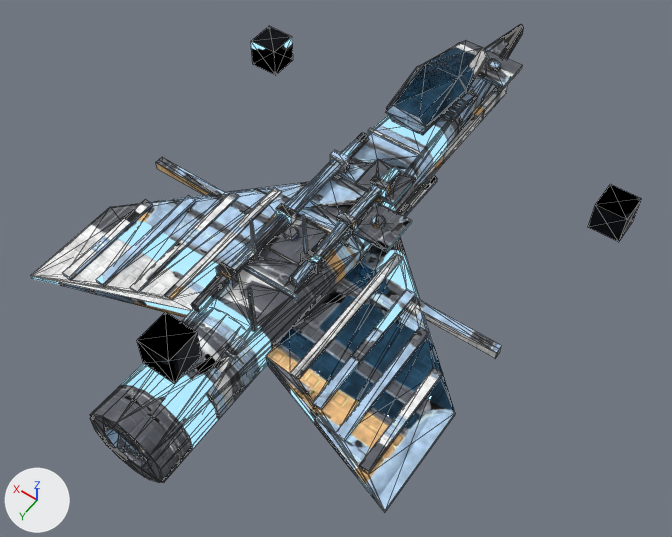
Two versions of the glTF model tools/asset_factory/deliveries/npc2_r4/sd_npc_courier.glb, one commit apart.
The view is the same before and after, from a camera (50 mm lens) standing at (-0.516, 0.782, 0.994) and looking at (-0.029, 0.1, -0.077). Arrows for +X, +Y and +Z are at lower left; the lights stay in place. The first picture is the older version. Mesh edges are drawn as thin lines. Where no turn or scale is listed for an object, it has been applied to the vertices. Vertices at exactly the same position are counted once.

Before the edit, the objects in view are built like this:
```python
me_lod0_body = bpy.data.meshes.new('LOD0_body')
me_lod0_body.from_pydata(...)  # 1088 vertices, 2036 faces; spans x -0.345..0.345, y -0.5..0.5, z -0.101..0.101
me_lod0_body.materials.append(mat_mat_body)
me_lod1_body = bpy.data.meshes.new('LOD1_body')
me_lod1_body.from_pydata(...)  # 337 vertices, 603 faces; spans x -0.345..0.345, y -0.5..0.5, z -0.1..0.101
me_lod1_body.materials.append(mat_mat_body)
ob_lod0_body = bpy.data.objects.new('LOD0_body', me_lod0_body)
ob_lod0_body.location = (0.0, 0.0, 0.0)
ob_lod1_body = bpy.data.objects.new('LOD1_body', me_lod1_body)
ob_lod1_body.location = (0.0, 0.0, 0.0)
```
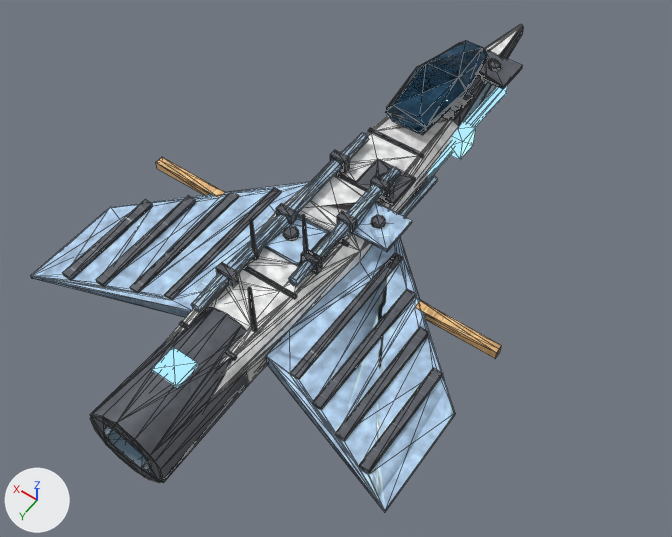
Where the change shows, as pixel boxes [x1, y1, x2, y2] in the pictures (672 x 537 px; the box of a moved part takes in the faces that stretch with it):
'LOD0_body', reshaped (19% narrower)
    before: [31, 24, 641, 512]
    after: [31, 24, 524, 512]
part 1 of me_lod0_body, moved or reshaped (not visible afterwards)
    before: [251, 26, 293, 75]
part 2 of me_lod0_body, moved or reshaped
    before: [588, 184, 641, 242]
    after: [451, 121, 476, 160]
part 3 of me_lod0_body, moved or reshaped
    before: [137, 312, 202, 384]
    after: [151, 347, 198, 388]
part 4 of me_lod0_body, surface changed
    before: [31, 24, 641, 512]
    after: [31, 24, 524, 512]
part 5 of me_lod1_body, reshaped
    before: [90, 109, 459, 476]
    after: [90, 107, 462, 476]
part 6 of me_lod1_body, surface changed
    both: [40, 24, 522, 501]

The change, as a diff of the scene's bpy script:
```diff
--- a/tools/asset_factory/deliveries/npc2_r4/sd_npc_courier.glb.py
+++ b/tools/asset_factory/deliveries/npc2_r4/sd_npc_courier.glb.py
@@ me_lod0_body @@
 # used by ob_lod0_body; location = (0.0, 0.0, 0.0)
-me_lod0_body.from_pydata(...)  # 1088 vertices, 2036 faces; spans x -0.345..0.345, y -0.5..0.5, z -0.101..0.101
+me_lod0_body.from_pydata(...)  # 1088 vertices, 2026 faces; spans x -0.3..0.3, y -0.5..0.5, z -0.101..0.101
+# me_lod0_body part 1: the loose piece of 8 vertices spanning x 0.295..0.345, y -0.225..-0.175, z -0.066..-0.016 is scaled about its middle by 0.8, then moved by (-0.27, 0.0, 0.0)
+# me_lod0_body part 2: the loose piece of 8 vertices spanning x -0.345..-0.295, y -0.225..-0.175, z -0.066..-0.016 is scaled about its middle by 0.8, then moved by (0.27, 0.0, 0.0)
+# me_lod0_body part 3: the loose piece of 8 vertices spanning x -0.025..0.025, y 0.375..0.425, z 0.034..0.084 is scaled about its middle by 0.8, then moved by (0.0, 0.0, -0.06)
+# me_lod0_body part 4: 2022 kept faces spanning x -0.3..0.3, y -0.5..0.5, z -0.101..0.101 get new texture (UV) coordinates
+# other edits to the shape of me_lod0_body do not show in these pictures
 me_lod0_body.materials.append(mat_mat_body)
@@ me_lod1_body @@
 # used by ob_lod1_body; location = (0.0, 0.0, 0.0)
-me_lod1_body.from_pydata(...)  # 337 vertices, 603 faces; spans x -0.345..0.345, y -0.5..0.5, z -0.1..0.101
+me_lod1_body.from_pydata(...)  # 339 vertices, 599 faces; spans x -0.3..0.3, y -0.5..0.5, z -0.1..0.101
+# me_lod1_body part 5
+# 6 vertices are removed from x -0.038..0.038, y -0.198..0.5, z -0.071..0.001
+# 38 faces are deleted
+# 20 vertices are added at x -0.07..0.038, y -0.22..0.5, z -0.061..0.019
+# 12 new vertices lie (0.04, 0.0, 0.0) away from vertices in x -0.07..0.03, y -0.22..0.42, z -0.061..0.019
+# 70 new faces join them
+# me_lod1_body part 6: 528 kept faces spanning x -0.3..0.3, y -0.5..0.5, z -0.1..0.101 get new texture (UV) coordinates
+# other edits to the shape of me_lod1_body do not show in these pictures
 me_lod1_body.materials.append(mat_mat_body)
```
